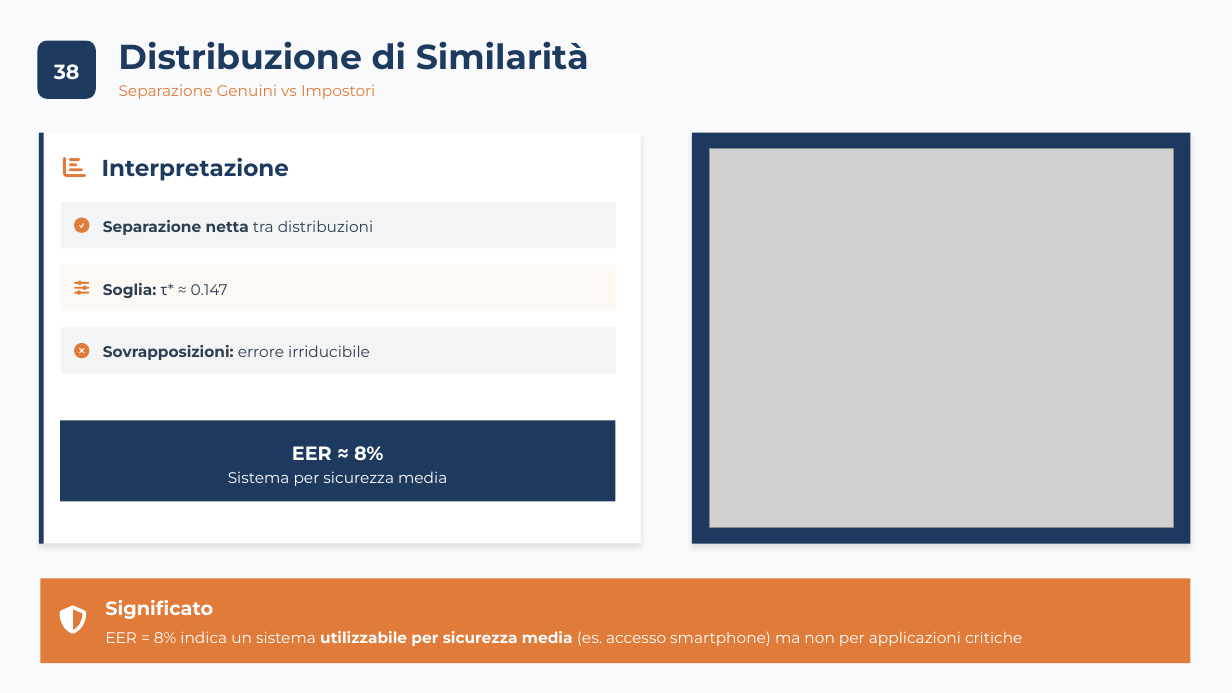
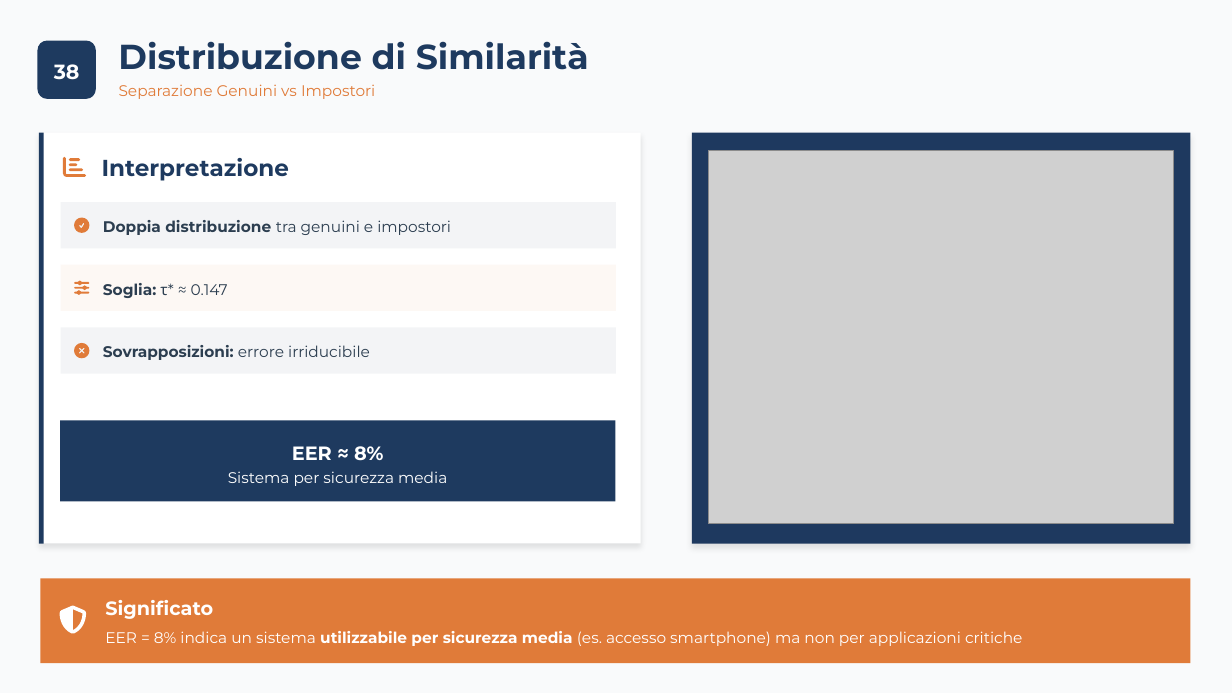
Before and after one commit to carrieroroberto/face-recognition-dimensionality-reduction, a slide deck: slide 40 of results/presentation/Carriero, Leone - Analisi Comparativa per Riduzione Dimensionale, Approccio Lineare e Non-Lineare per Riconoscimento e Verifica Facciale.pptx. Drawn at 1232x693 pixels with LibreOffice and Linux fonts; fonts in the diff are those of the drawing; grey boxes stand for pictures. Boxes give left, top, right and bottom in pixels: in the first picture for what was removed or moved away, otherwise in the second. Text is boxed around its words. In the diff, an @@ line names an element or a change of style, - is before the commit and + after.

```diff
--- a/results/presentation/Carriero, Leone - Analisi Comparativa per Riduzione Dimensionale, Approccio Lineare e Non-Lineare per Riconoscimento e Verifica Facciale.pptx
+++ b/results/presentation/Carriero, Leone - Analisi Comparativa per Riduzione Dimensionale, Approccio Lineare e Non-Lineare per Riconoscimento e Verifica Facciale.pptx
@@ picture: place and size @@
-picture at (709, 149, 1174, 528)
+picture at (709, 151, 1174, 524)
@@ text at (103, 220, 451, 235): text changed; bold off @@
-Separazione netta tra distribuzioni
+Doppia distribuzione tra genuini e impostori
```
Also in this commit, not shown: 3 other slides changed, 1 other file.
